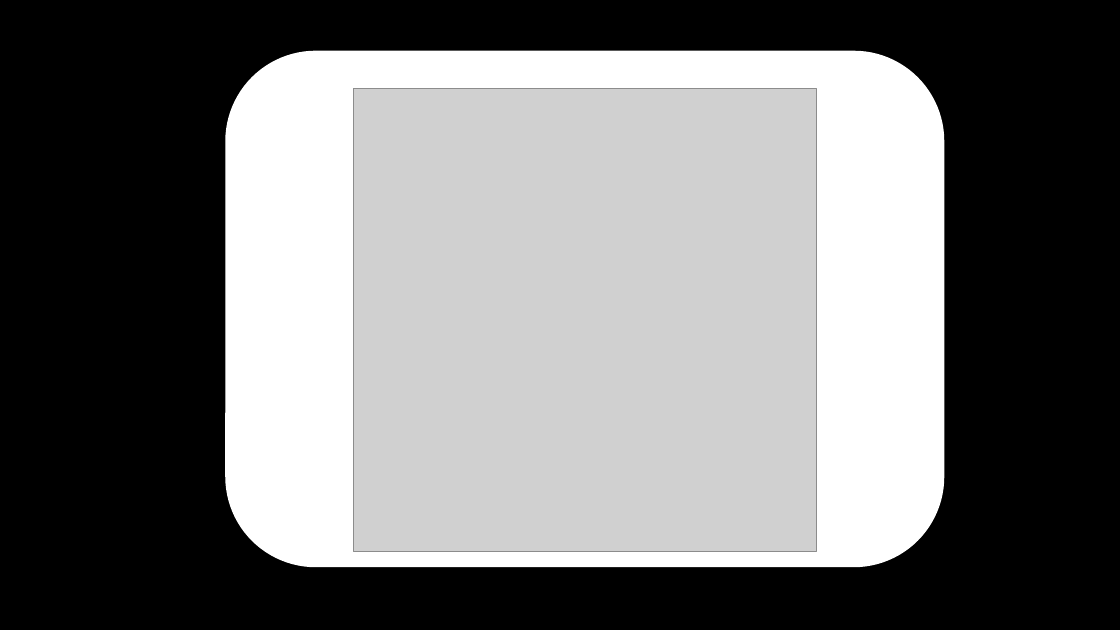
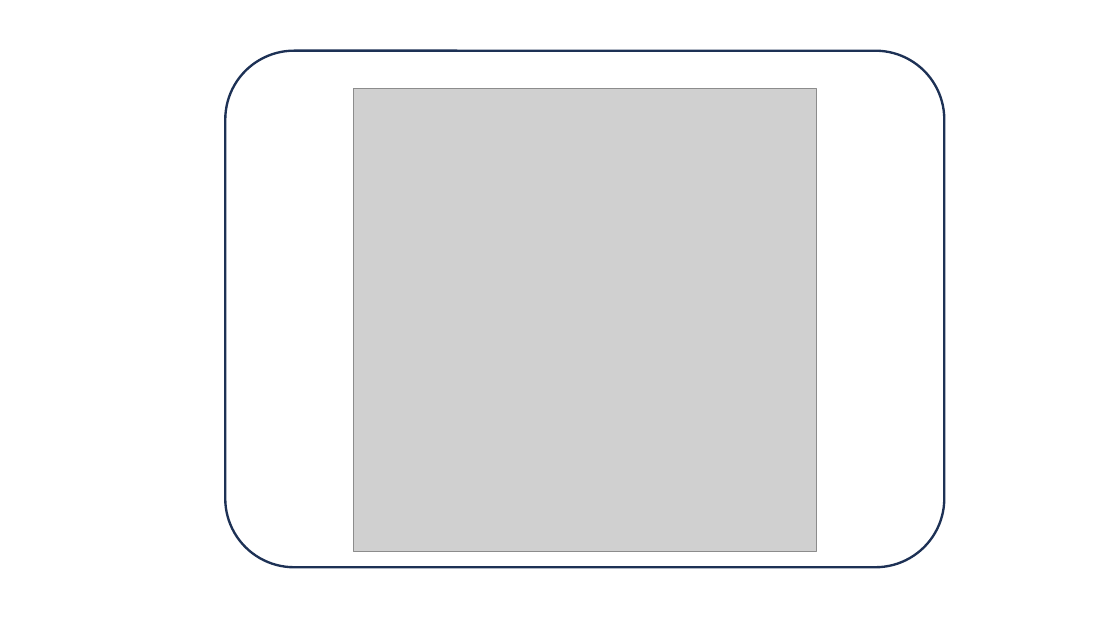
Before and after one commit to honeytidy/aitool, a slide deck: slide 1 of splash.pptx. Drawn at 1120x630 pixels with LibreOffice and Linux fonts; fonts in the diff are those of the drawing; grey boxes stand for pictures. Boxes give left, top, right and bottom in pixels: in the first picture for what was removed or moved away, otherwise in the second. Text is boxed around its words. In the diff, an @@ line names an element or a change of style, - is before the commit and + after.

```diff
--- a/splash.pptx
+++ b/splash.pptx
@@ background #000000 to #FFFFFF @@
@@ rounded rectangle at [225,50,944,567]: outline none to #1E3256 2 pt; proportions changed @@
```
Also in this commit, not shown: 1 other file.
